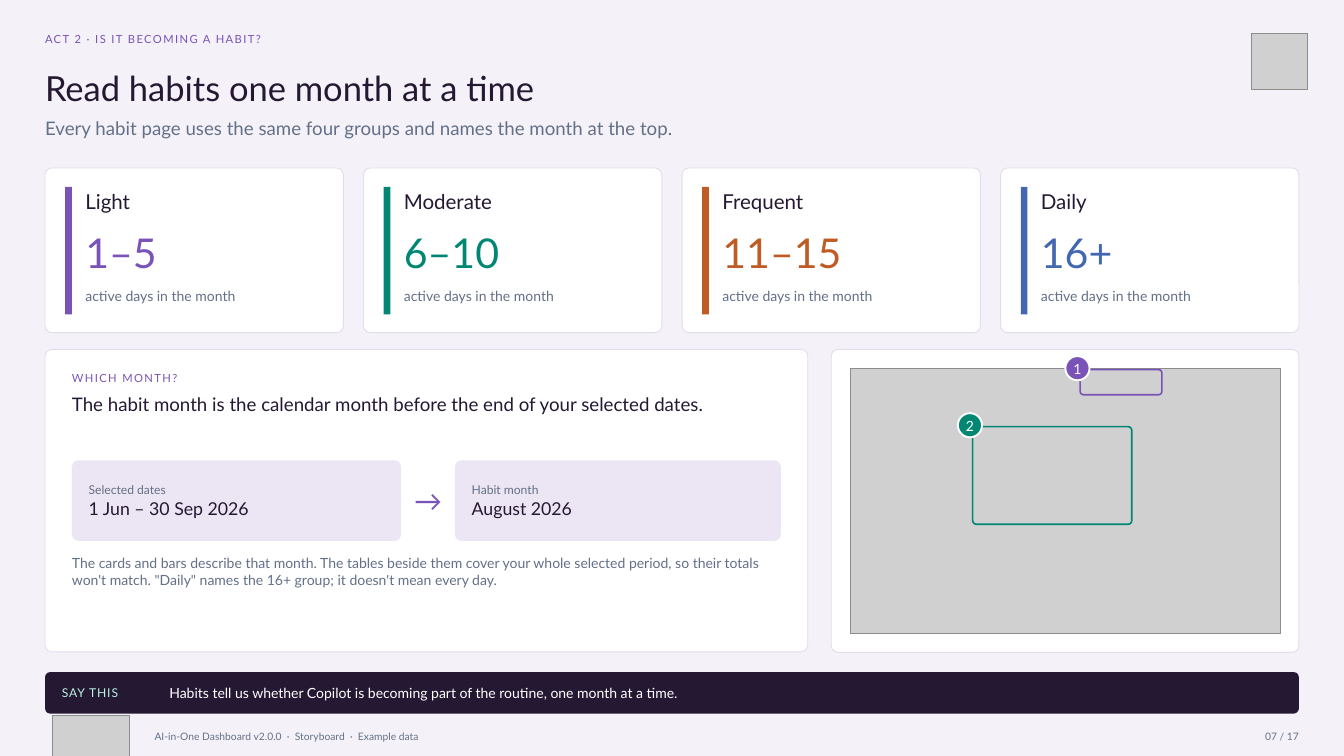
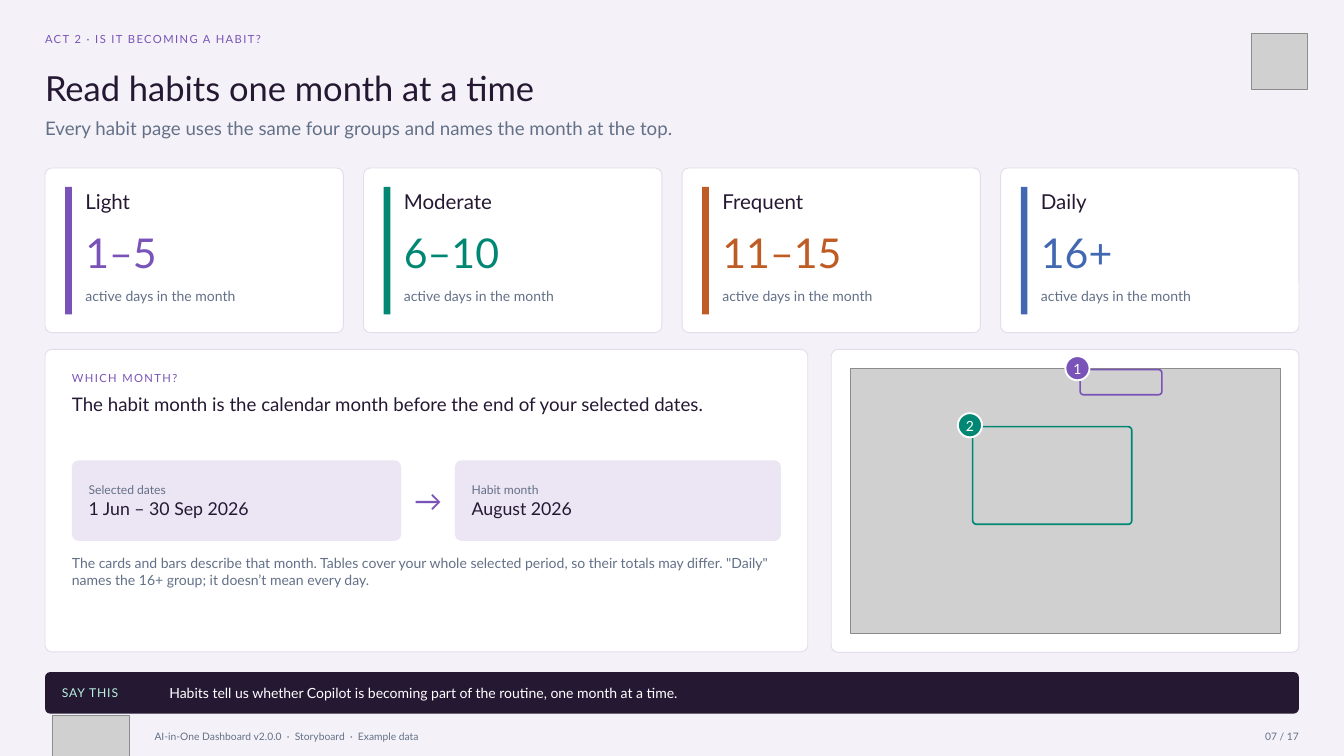
Before and after one commit to microsoft/AI-in-One-Dashboard, a slide deck: slide 7 of AI-in-One-v2.0.0-Storyboard.pptx. Drawn at 1344x756 pixels with LibreOffice and Linux fonts; fonts in the diff are those of the drawing; grey boxes stand for pictures. Boxes give left, top, right and bottom in pixels: in the first picture for what was removed or moved away, otherwise in the second. Text is boxed around its words. In the diff, an @@ line names an element or a change of style, - is before the commit and + after.

```diff
--- a/AI-in-One-v2.0.0-Storyboard.pptx
+++ b/AI-in-One-v2.0.0-Storyboard.pptx
@@ text at [72, 557, 768, 588]: text changed @@
-The cards and bars describe that month. The tables beside them cover your whole selected period, so their totals won't match. "Daily" names the 16+ group; it doesn't mean every day.
+The cards and bars describe that month. Tables cover your whole selected period, so their totals may differ. "Daily" names the 16+ group; it doesn’t mean every day.
```
Also in this commit, not shown: 9 other slides changed, 49 other files.
